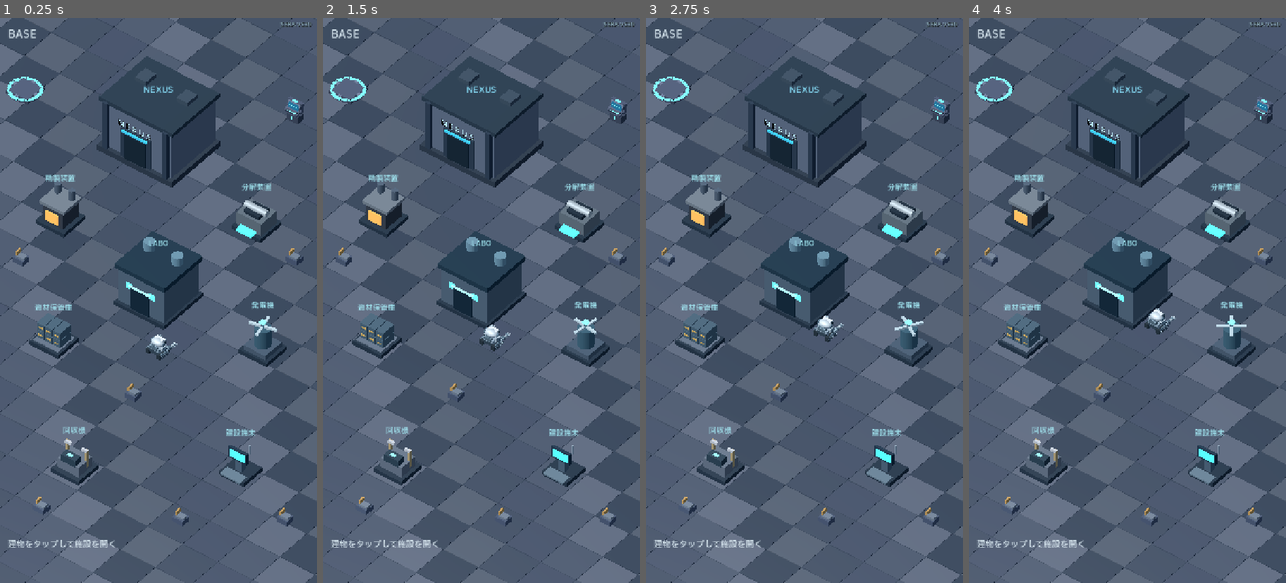
Above: before the commit, frames 1-4 (left to right).
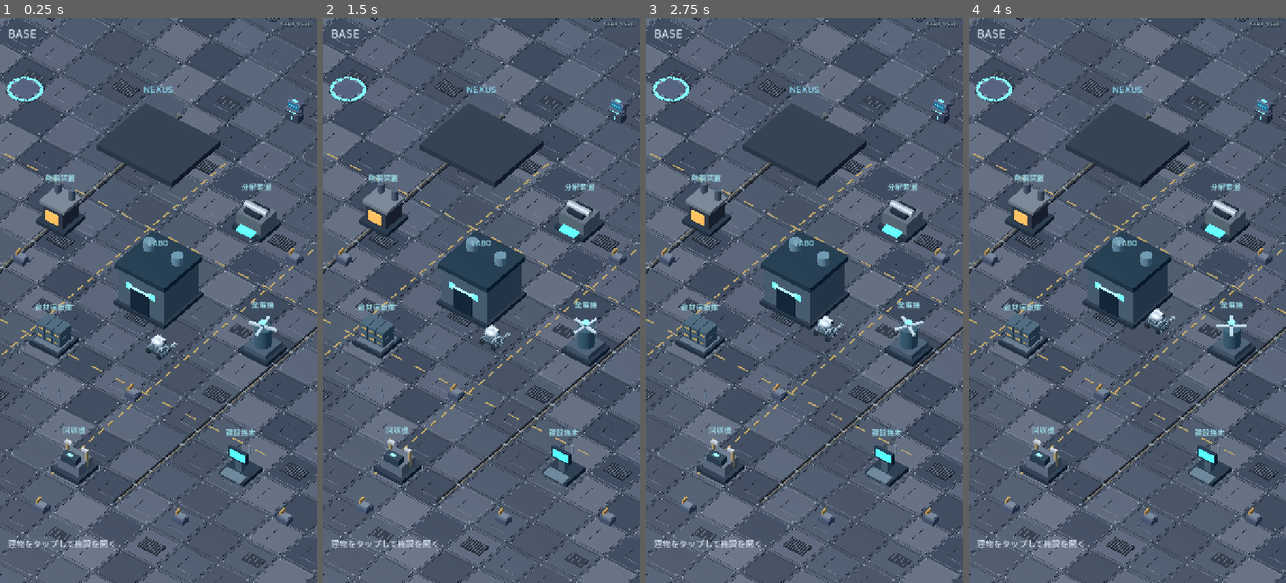
Above: after the commit, the same moments.

Repository: shejklgaia-png/-
Game: Godot game, scene res://scenes/base_exploration.tscn
The game is run twice, just before and just after one commit, with the same random seed, the same clock (stepped at 60 frames per second) and the same inputs.
Inputs (mouse positions are in pixels of both pictures, inside the frame that each line leads up to):
- Up to frame 1 (0.25 s): no input
- Up to frame 2 (1.5 s): tap Enter at 0.5 s; move the mouse to (551, 272) at 0.52 s; hold Right (ui_right) 0.53-1.25 s; tap G at 0.6 s; click (551, 272) at 0.67 s; tap Space at 0.77 s; drag from (418, 328) to (465, 413) at 1.27 s
- Up to frame 3 (2.75 s): move the mouse to (836, 176) at 2.02 s; hold Right (ui_right) from 2.03 s (still down); tap J at 2.1 s
- Up to frame 4 (4 s): release Right (ui_right) at 2.75 s; drag from (1111, 413) to (1032, 215) at 2.77 s; move the mouse to (1222, 385) at 3.52 s; hold Left (ui_left) from 3.53 s (still down); tap Shift at 3.6 s; tap Space at 3.77 s

The runs differ from the first frame. In frame 1, 10% of the frame differs, in the area x 0-100%, y 0-100%; in frame 2, 10%; in frame 3, 10%; in frame 4, 10%.
Error after the commit: Parse Error: Identifier "x" not declared in the current scope. (res://scripts/sera_base_architecture.gd:193)

Commit message:
feat(base): render new NEXUS shell and armored reference floor

Diff:
--- a/scripts/base_exploration.gd
+++ b/scripts/base_exploration.gd
@@ -4,6 +4,8 @@
 const SeraRig = preload("res://scripts/sera_rig.gd")
 const VersionIndicator = preload("res://scripts/version_indicator.gd")
 const BaseFacilities = preload("res://scripts/base_facility_system.gd")
+const BaseArchitecture = preload("res://scripts/sera_base_architecture.gd")
+const BaseFloorDetail = preload("res://scripts/sera_base_floor_detail.gd")
 const LaboSkin = preload("res://scripts/sera_labo_round_skin.gd")
 const CrateModel = preload("res://scripts/sera_crate_model.gd")
 const NEXUS_SCENE: String = "res://scenes/command_nexus.tscn"
@@ -132,8 +134,8 @@
     # narrow exposed seams. Expanding 35 individual MeshInstances to 7,225
     # would create excessive Android scene nodes and draw calls.
     var tints := [
-        Color("#3b4758"), Color("#4d5765"), Color("#323f50"),
-        Color("#586171"), Color("#465162"), Color("#3f4a5d")
+        Color("#434e5d"), Color("#505968"), Color("#343f4f"),
+        Color("#5a6270"), Color("#45505e"), Color("#3c4654")
     ]
     var plate_mesh := BoxMesh.new()
     plate_mesh.size = Vector3(2.94, 0.30, 2.94)
@@ -181,6 +183,7 @@
     _box(floor, "ContinuousGround", Vector3(0.0, -0.21, 0.0),
         Vector3(256.0, 0.30, 256.0), Color("#323f50"))
     _create_grid_plates(floor)
+    BaseFloorDetail.decorate(floor)
     # Keep legacy decorative models away from interactive equipment footprints.
     # Decorative Blockbench props occupy the frame edges, never machinery
     # foundations or raw touch pick volumes in the orthographic composition.
@@ -205,35 +208,23 @@
         add_child(draw)
 
 func _build_nexus_building() -> void:
-    # Projection-based hit testing uses these real 3D extents.
+    # Rebuilt physical architecture retains the exact 3D screen-picking extents.
     nexus_building = Node3D.new()
     nexus_building.name = "NEXUSBuilding"
     nexus_building.position = NEXUS_BUILDING_ORIGIN
     add_child(nexus_building)
     _box(nexus_building, "Foundation", Vector3(0, 0.23, 0),
         Vector3(6.4, 0.46, 5.4), Color("#293644"))
-    _box(nexus_building, "Hall", Vector3(0, 2.30, -0.10),
-        Vector3(5.80, 4.10, 4.95), Color("#596679"))
-    _box(nexus_building, "ReinforcedRoof", Vector3(0, 4.48, -0.10),
-        Vector3(6.25, 0.34, 5.25), Color("#253746"))
-    _box(nexus_building, "EntryFrame", Vector3(0, 1.47, 2.44),
-        Vector3(2.52, 2.92, 0.26), Color("#263748"))
-    _box(nexus_building, "SealedGate", Vector3(0, 1.33, 2.61),
-        Vector3(1.85, 2.48, 0.12), Color("#0c2230"))
-    _box(nexus_building, "EntryLight", Vector3(0, 2.81, 2.64),
-        Vector3(2.12, 0.13, 0.16), Color("#3cc9ea"))
-    for side in [-1.0, 1.0]:
-        _box(nexus_building, "SupportPillar", Vector3(side * 2.55, 2.25, 2.50),
-            Vector3(0.40, 4.48, 0.38), Color("#29394b"))
-        _box(nexus_building, "RoofVent", Vector3(side * 1.76, 4.76, -0.85),
-            Vector3(0.94, 0.42, 1.12), Color("#384958"))
+    BaseArchitecture.build_nexus(nexus_building)
     var sign := Label3D.new()
     sign.name = "NEXUSBuildingSign"
     sign.text = "N E X U S"
+    sign.font = LaboSkin.ui_font()
     sign.font_size = 104
     sign.pixel_size = 0.0062
     sign.modulate = Color("#bdeefa")
     sign.position = Vector3(0.0, 3.50, 2.69)
+    sign.visible = false # One HUD label only, like the other seven facilities.
     nexus_building.add_child(sign)
 
 func _build_field_facilities() -> void:
